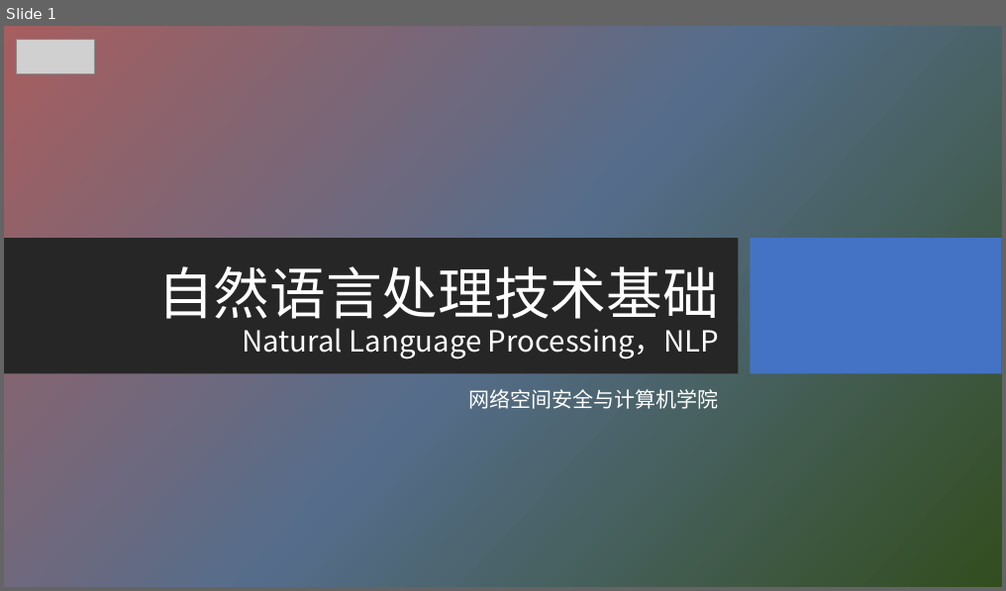
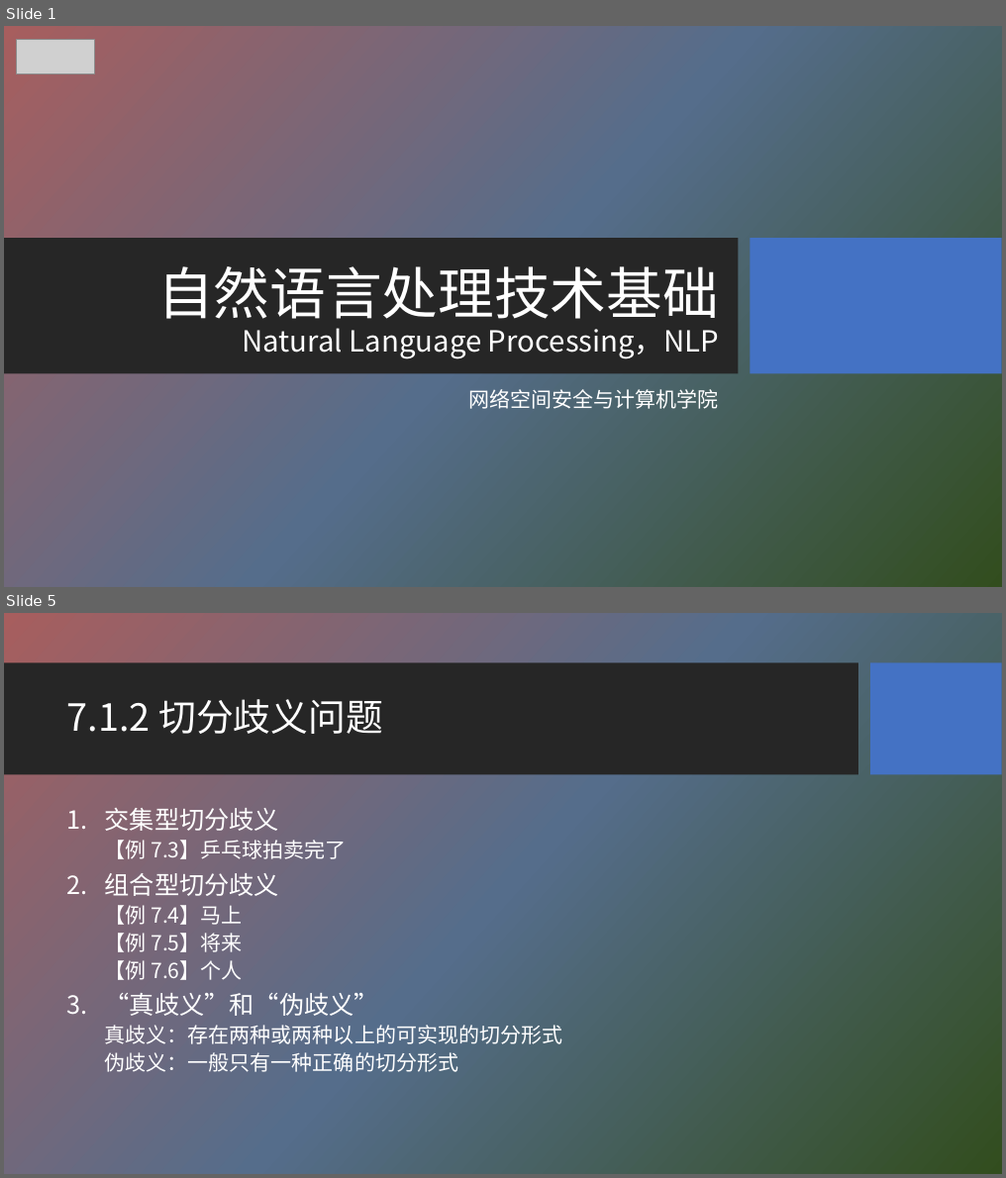
Before and after one commit to HBU/NLP_PPT, a slide deck: PPT-2020/ch07 词法分析.pptx. Shown one above the other, each under a label of ours: slide 1 before the commit, slides 1 and 5 after it; the slides between them are not shown. The pictures are 1006x591 and 1006x1178 pixels, drawn with LibreOffice and Linux fonts; fonts in the diff are those of the drawing; grey boxes stand for pictures; background and template pictures are left out. Boxes give left, top, right and bottom in pixels: in the first picture for what was removed or moved away, otherwise in the second. Text is boxed around its words. In the diff, an @@ line names an element or a change of style, - is before the commit and + after.

```diff
--- a/PPT-2020/ch07 词法分析.pptx
+++ b/PPT-2020/ch07 词法分析.pptx
@@ slide 5 added at (4,613,1002,1174), background picture (left out) @@
@@ rectangle added at (4,663,858,775), fill #262626 @@
@@ rectangle added at (871,663,1002,775), fill #4472C4 @@
@@ title added at (67,699,383,734), 36 pt, text #FFFFFF @@
+7.1.2 切分歧义问题
@@ text added at (105,808,563,1072), 20 pt, text #FFFFFF @@
+1. 交集型切分歧义
+  【例 7.3】乒乓球拍卖完了
+2. 组合型切分歧义
+  【例 7.4】马上
+  【例 7.5】将来
+  【例 7.6】个人
+3. “真歧义”和“伪歧义”
+  真歧义：存在两种或两种以上的可实现的切分形式
+  伪歧义：一般只有一种正确的切分形式
```
Also in this commit, not shown: 7 slides changed, 28 other slides added, 2 other files.
